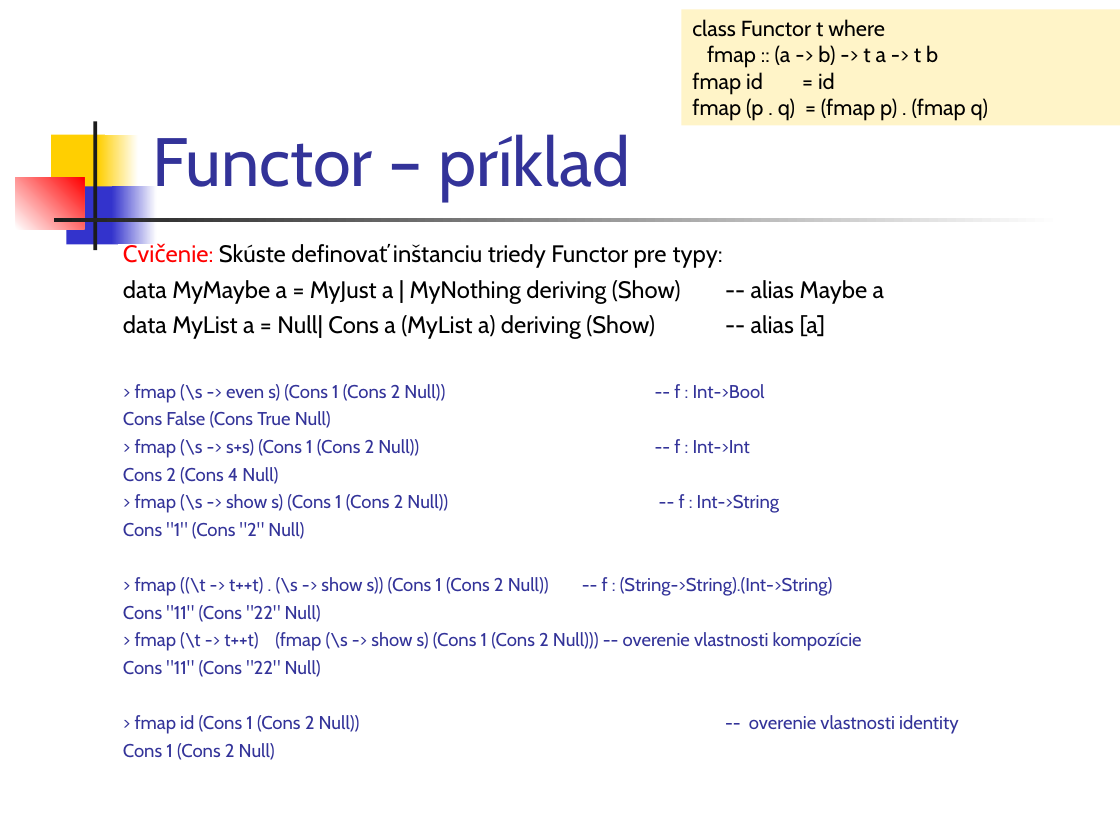
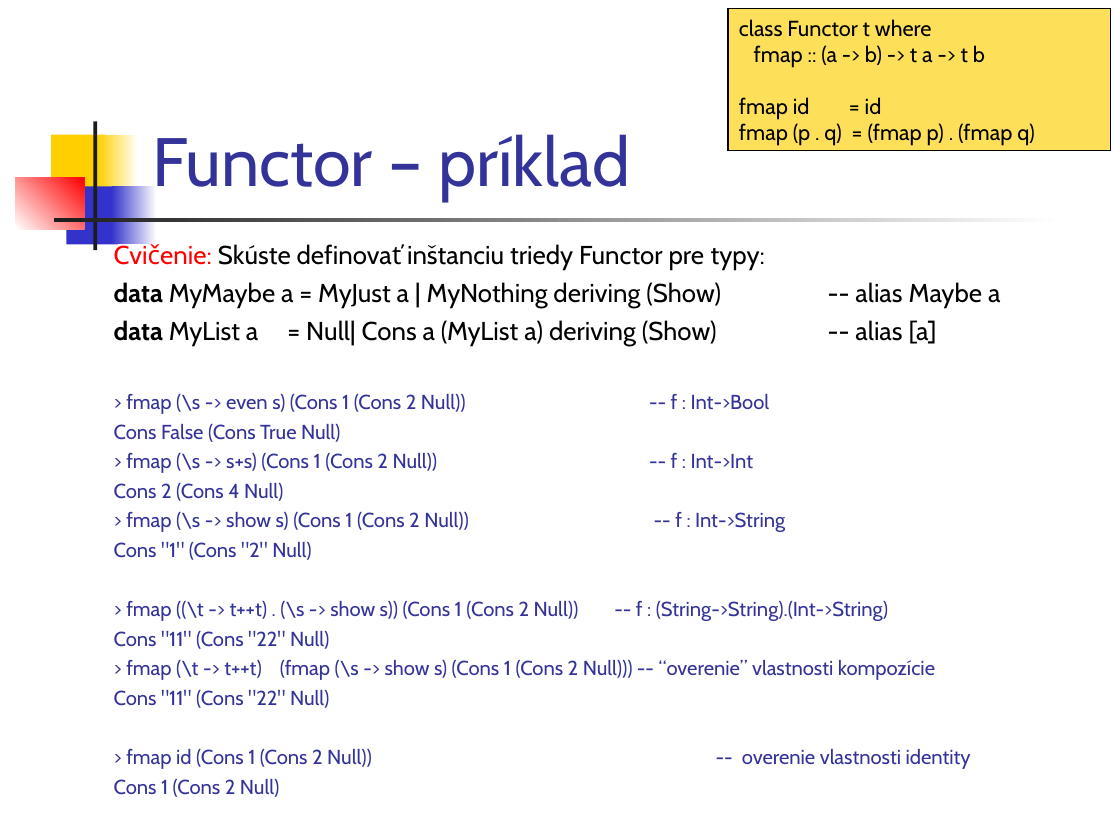
Before and after one commit to Funkcionalne/Prednasky, a slide deck: slide 10 of 11/11_fpro.ppt (slide 8 before the commit). Drawn at 1120x840 pixels with LibreOffice and Linux fonts; fonts in the diff are those of the drawing. Boxes give left, top, right and bottom in pixels: in the first picture for what was removed or moved away, otherwise in the second. Text is boxed around its words. In the diff, an @@ line names an element or a change of style, - is before the commit and + after.

```diff
--- a/11/11_fpro.ppt
+++ b/11/11_fpro.ppt
@@ rectangle "class Functor t where": place and size @@
-rectangle "class Functor t where" at box(681, 9, 1120, 125)
+rectangle "class Functor t where" at box(728, 9, 1111, 151)
@@ rectangle "class Functor t where" at box(728, 9, 1111, 151): fill #FFF4C8 to #FEDF59; outline none to #000000 0.74 pt @@
@@ text "Cvičenie: Skúste definovať inštanciu triedy ...": place and size @@
-text "Cvičenie: Skúste definovať inštanciu triedy ..." at box(123, 244, 884, 760)
+text "Cvičenie: Skúste definovať inštanciu triedy ..." at box(114, 244, 935, 797)
@@ text at box(114, 244, 888, 797): size 15.3 to 16.6 pt in "Cvičenie: Skúste definovať inštanciu triedy Functor pre ...", "data MyMaybe a = MyJust a | ...", "data MyList a = Null| Cons a ..."; bold on in "data", "data"; size 11.9 to 12.9 pt in "> fmap (\s -> even s) (Cons ...", "Cons False (Cons True Null)", "> fmap (\s -> s+s) (Cons 1 ...", "Cons 2 (Cons 4 Null)" and 7 more places @@
@@ text at box(126, 660, 935, 680): text changed; size 11.9 to 12.9 pt @@
-> fmap (\t -> t++t) (fmap (\s -> show s) (Cons 1 (Cons 2 Null))) -- overenie vlastnosti kompozície
+> fmap (\t -> t++t) (fmap (\s -> show s) (Cons 1 (Cons 2 Null))) -- “overenie” vlastnosti kompozície
```
Also in this commit, not shown: 23 other slides changed, 2 slides added, 16 slides removed, 3 other files.
